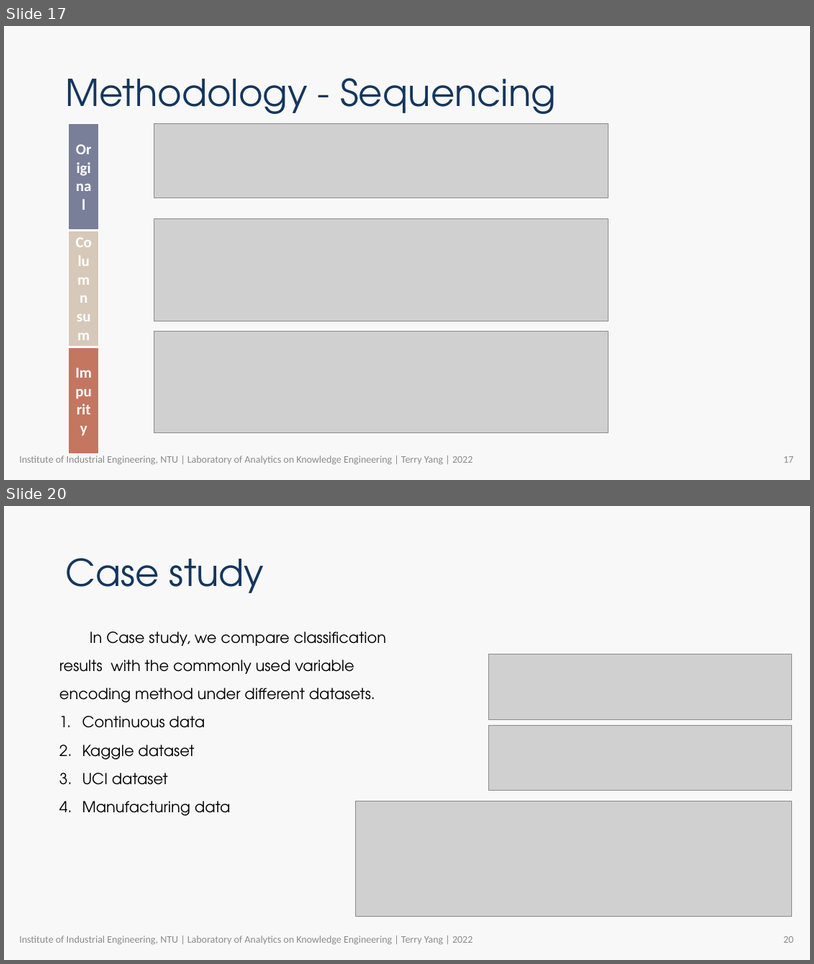
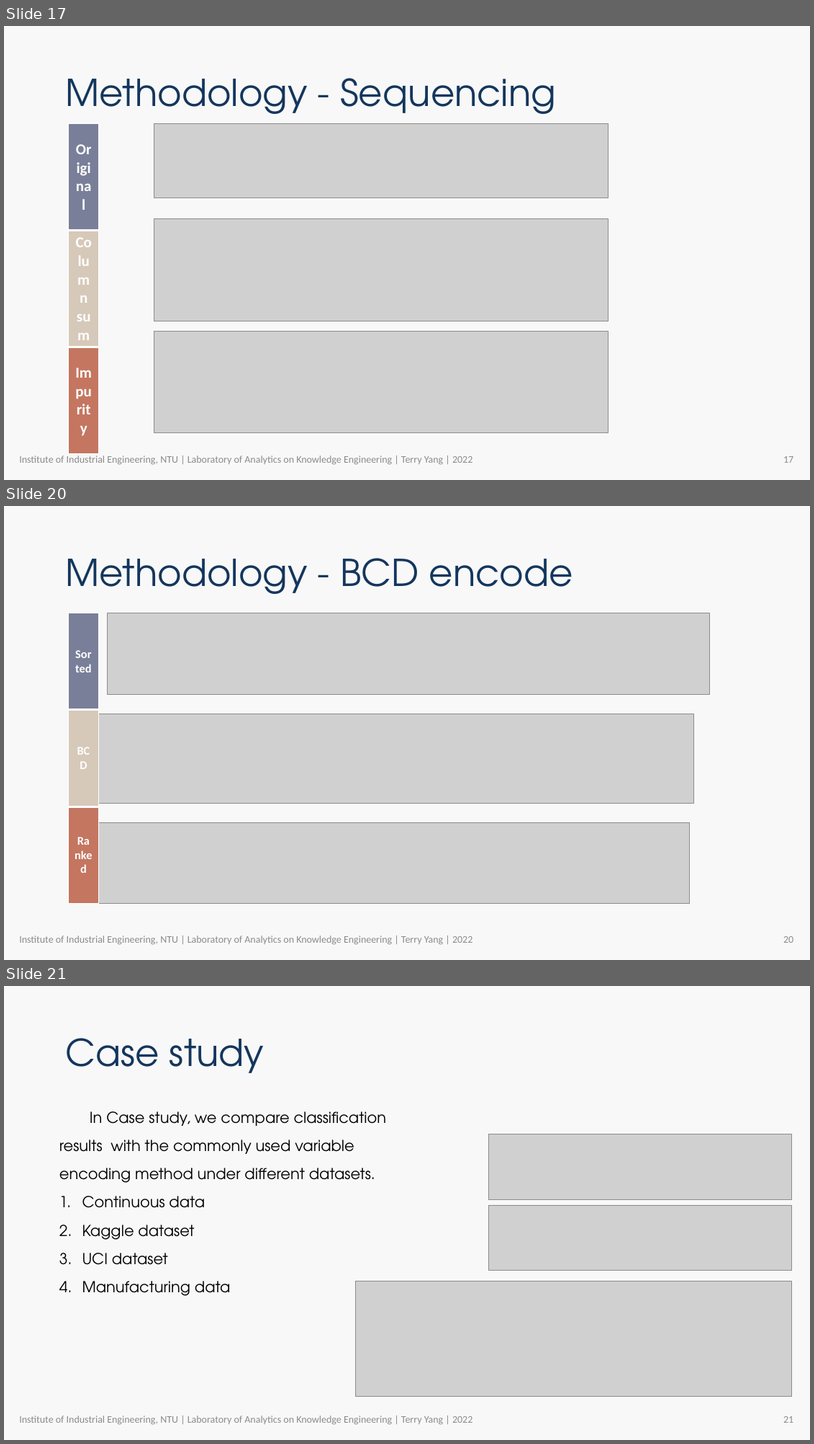
Before and after one commit to R64825/NTUIIE-Research, a slide deck: ppt/APIEMS TerryYang.pptx. Shown one above the other, each under a label of ours: slides 17 and 20 before the commit, slides 17, 20 and 21 after it; the slides between them are not shown. The pictures are 814x964 and 814x1444 pixels, drawn with LibreOffice and Linux fonts; fonts in the diff are those of the drawing; grey boxes stand for pictures; background and template pictures are left out. Boxes give left, top, right and bottom in pixels: in the first picture for what was removed or moved away, otherwise in the second. Text is boxed around its words. In the diff, an @@ line names an element or a change of style, - is before the commit and + after.

```diff
--- a/ppt/APIEMS TerryYang.pptx
+++ b/ppt/APIEMS TerryYang.pptx
@@ slide 20 added at [4, 506, 810, 960], background #F8F8F8; not listed: 1 template element that a slide beside it also shows @@
@@ title added at [65, 558, 574, 594], 44 pt, text #14365D @@
+Methodology - BCD encode
@@ table added at [68, 613, 98, 903], 3 rows, 1 columns @@
+Sorted
+BCD
+Ranked
@@ picture added at [108, 613, 710, 694] @@
@@ picture added at [97, 713, 694, 803] @@
@@ picture added at [92, 822, 691, 903] @@
@@ text added at [19, 935, 473, 944], 12 pt, text #8C8C8C @@
+Institute of Industrial Engineering, NTU | Laboratory of Analytics on Knowledge Engineering | Terry Yang | 2022
@@ what was slide 20 is now slide 21 @@
@@ page number at [784, 1416, 794, 1422]: text changed @@
-20
+21
```
Also in this commit, not shown: 5 slides changed, 1 other slide added, 1 other file.
